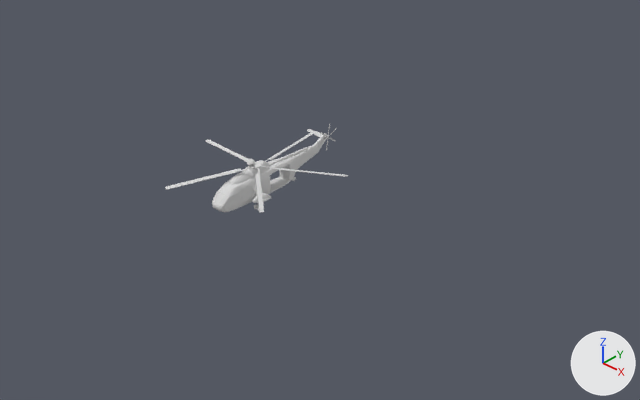
Before and after pictures for a commit that changed the Blender file data/scenes/intro/Helicopter.blend.
The view is the same before and after, from a camera (50 mm lens) standing at (32.3, -29.9, 23.0) and looking at (-2.3, 7.6, -6.3). Arrows for +X, +Y and +Z are at lower right; the lights stay in place. Both versions are drawn at frame 56 of the action 'Mesh.002Action'; the numbers are the values there.
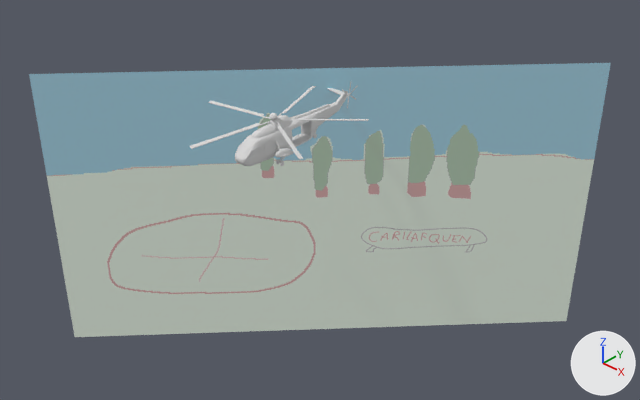
Changed parts and their boxes [x1, y1, x2, y2] in the pictures (640 x 400 px):
'carilafquen', added: after [29, 63, 611, 337]
'Mesh.004', moved: before [212, 129, 327, 212]; after [235, 88, 349, 166]
'Mesh.001', moved, turned: before [165, 133, 348, 212]; after [189, 86, 369, 159]
'Mesh.006', moved: before [319, 124, 337, 150]; after [341, 82, 357, 108]

What the commit changed:
Picture 'carilafquen.png' (img_carilafquen_png) is new.
Material 'carilafquen' (mat_carilafquen) is new.
Its texture is img_carilafquen_png (with its transparency).
Its emission color is (0.173, 0.166, 0.172) (grey #737173).
Its emission strength is 1.0.
Mesh me_carilafquen is new.
It has 4 vertices, 1 face and spans x -0.89..0.89, y -0.5..0.5, z 0.0.
It uses material mat_carilafquen (picture img_carilafquen_png).
Object 'Mesh.006' (ob_mesh_006) moves from (-0.28, 1.1, -0.99) to (-0.02, 2.7, 1.36).
Object 'Mesh.004' (ob_mesh_004) moves from (-0.28, 1.1, -0.99) to (-0.02, 2.7, 1.36).
Object 'Mesh.001' (ob_mesh_001) moves from (0.0, 0.0, 0.0) to (-0.24, 1.68, 2.21).
Object 'Mesh.001' (ob_mesh_001) turns from (0, 0, 296) to (0, 0, 308) degrees about x, y and z.
Object 'carilafquen' (ob_carilafquen) is new; it shows me_carilafquen.
Its location is (-1.88, 7.58, -6.81).
Its rotation in degrees is (90, 0, 46).
Its scale is (19.9, 19.9, 2.31).
